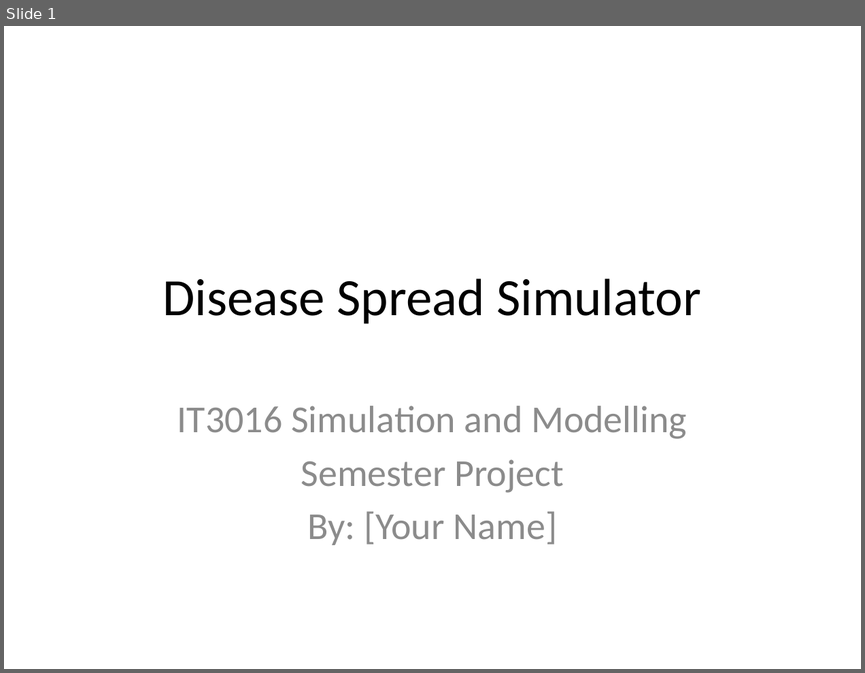
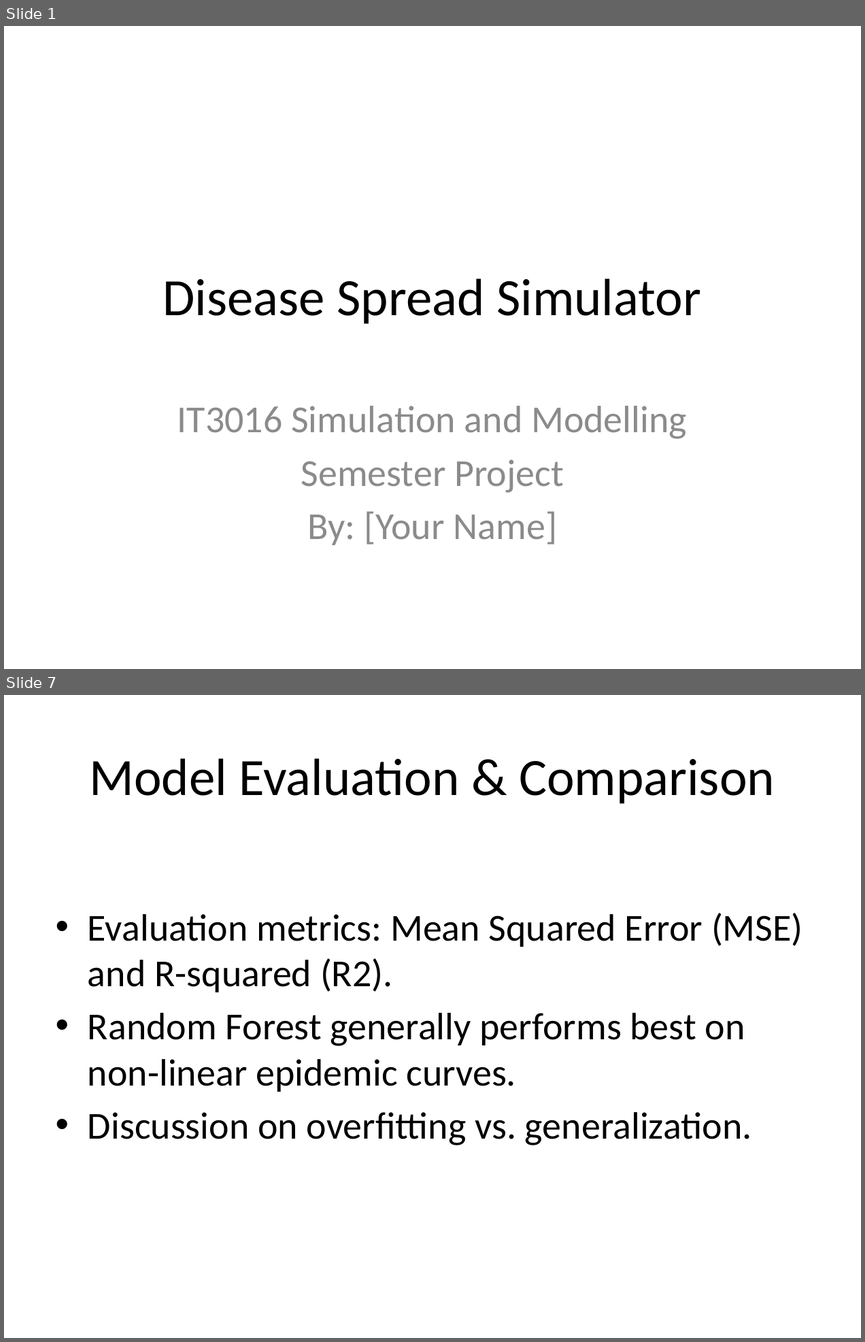
Before and after one commit to Huzyefahwasim/Disease-spread-, a slide deck: docs/Presentation_Slides.pptx. Shown one above the other, each under a label of ours: slide 1 before the commit, slides 1 and 7 after it; the slides between them are not shown. The pictures are 865x673 and 865x1342 pixels, drawn with LibreOffice and Linux fonts; fonts in the diff are those of the drawing. Boxes give left, top, right and bottom in pixels: in the first picture for what was removed or moved away, otherwise in the second. Text is boxed around its words. In the diff, an @@ line names an element or a change of style, - is before the commit and + after.

```diff
--- a/docs/Presentation_Slides.pptx
+++ b/docs/Presentation_Slides.pptx
@@ slide 7 added at (x1=4, y1=695, x2=861, y2=1338), background #FFFFFF @@
@@ title added at (x1=89, y1=758, x2=774, y2=804), 44 pt, text #000000 @@
+Model Evaluation & Comparison
@@ text added at (x1=88, y1=913, x2=803, y2=1145), 32 pt, text #000000 @@
+• Evaluation metrics: Mean Squared Error (MSE) and R-squared (R2).
+• Random Forest generally performs best on non-linear epidemic curves.
+• Discussion on overfitting vs. generalization.
```
Also in this commit, not shown: 5 slides changed, 5 other slides added, 1 slide removed.
